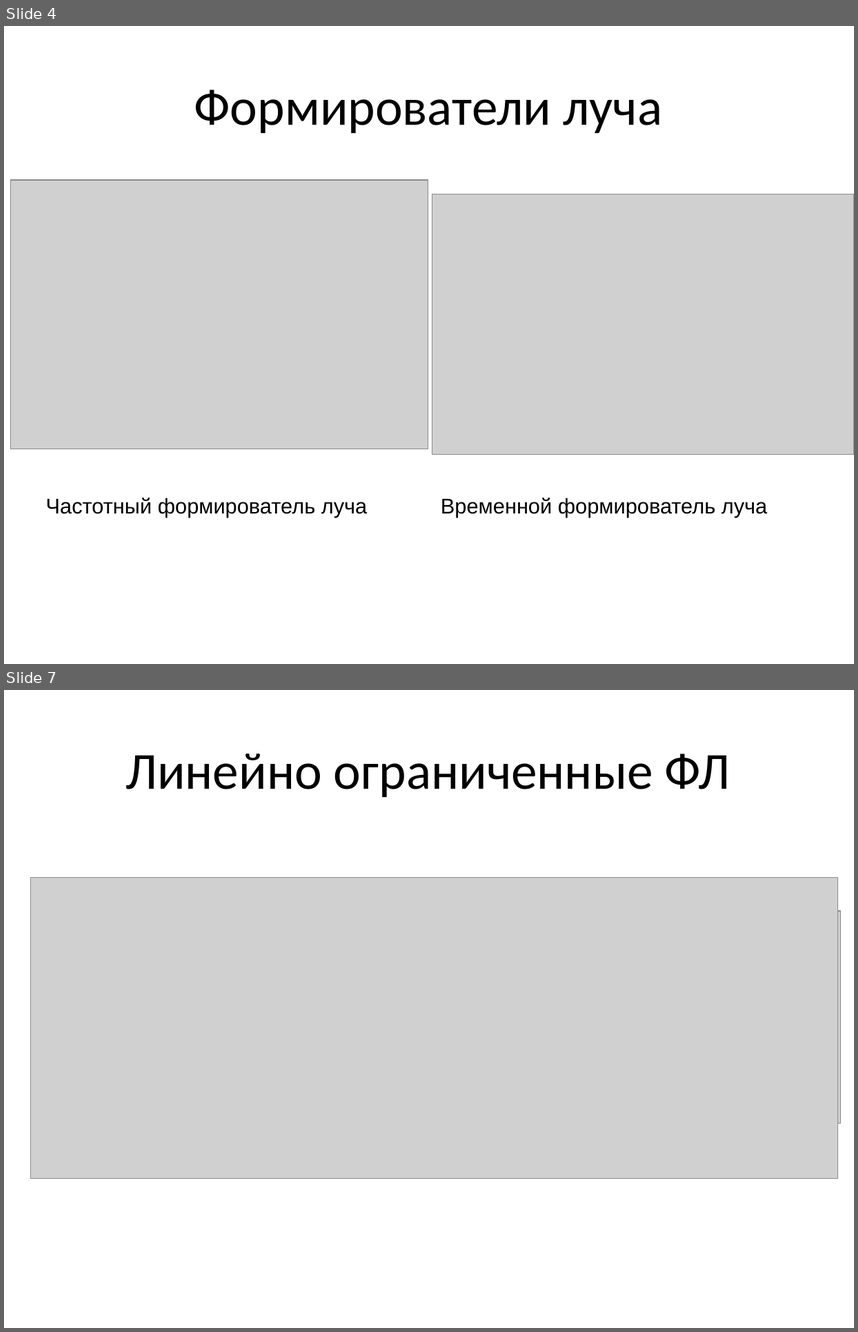
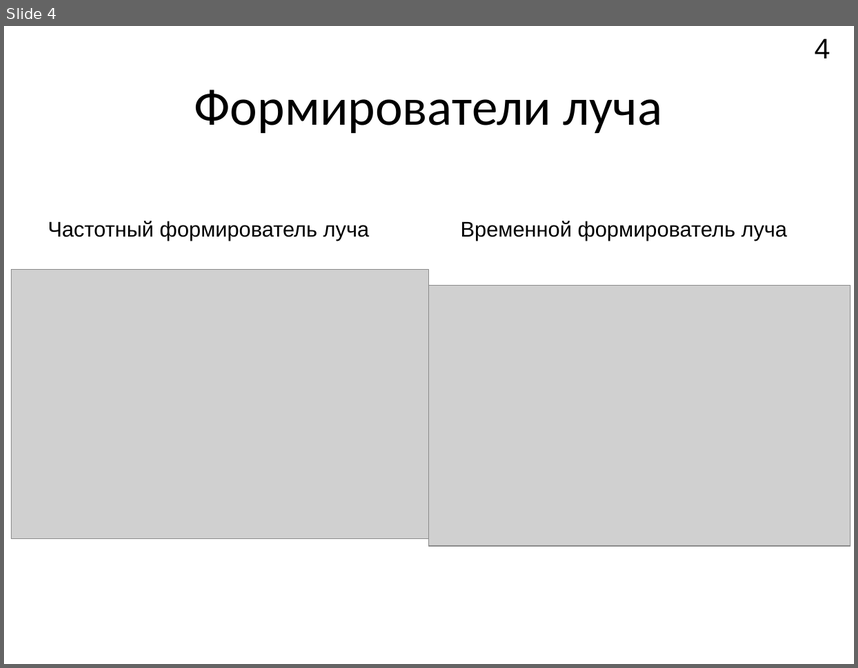
Before and after one commit to Rernamp/microphone_arrays, a slide deck: student_session_2021/Доклад.pptx. Shown one above the other, each under a label of ours: slides 4 and 7 before the commit, slide 4 after it; the slides between them are not shown. The pictures are 858x1332 and 858x668 pixels, drawn with LibreOffice and Linux fonts; fonts in the diff are those of the drawing; grey boxes stand for pictures. Boxes give left, top, right and bottom in pixels: in the first picture for what was removed or moved away, otherwise in the second. Text is boxed around its words. In the diff, an @@ line names an element or a change of style, - is before the commit and + after.

```diff
--- a/student_session_2021/Доклад.pptx
+++ b/student_session_2021/Доклад.pptx
@@ slide 7 removed at (x1=4, y1=690, x2=854, y2=1328), background #FFFFFF @@
@@ text removed at (x1=125, y1=753, x2=731, y2=797) @@
-Линейно ограниченные ФЛ
@@ picture removed at (x1=30, y1=877, x2=838, y2=1178) @@
@@ picture removed at (x1=33, y1=911, x2=840, y2=1123) @@
@@ slide 4 changed as well @@
@@ page number added at (x1=815, y1=38, x2=831, y2=58), 24 pt, text #000000 @@
+4
@@ text "Частотный формирователь луча" moved from (x1=46, y1=497, x2=367, y2=517) to (x1=48, y1=221, x2=369, y2=241) @@
@@ text "Временной формирователь луча" moved from (x1=441, y1=497, x2=767, y2=517) to (x1=461, y1=221, x2=787, y2=241) @@
@@ picture moved from (x1=11, y1=180, x2=428, y2=448) to (x1=12, y1=269, x2=429, y2=538) @@
@@ picture moved from (x1=432, y1=194, x2=854, y2=454) to (x1=429, y1=285, x2=851, y2=546) @@
```
Also in this commit, not shown: 6 other slides changed, 5 slides added, 4 other slides removed.
